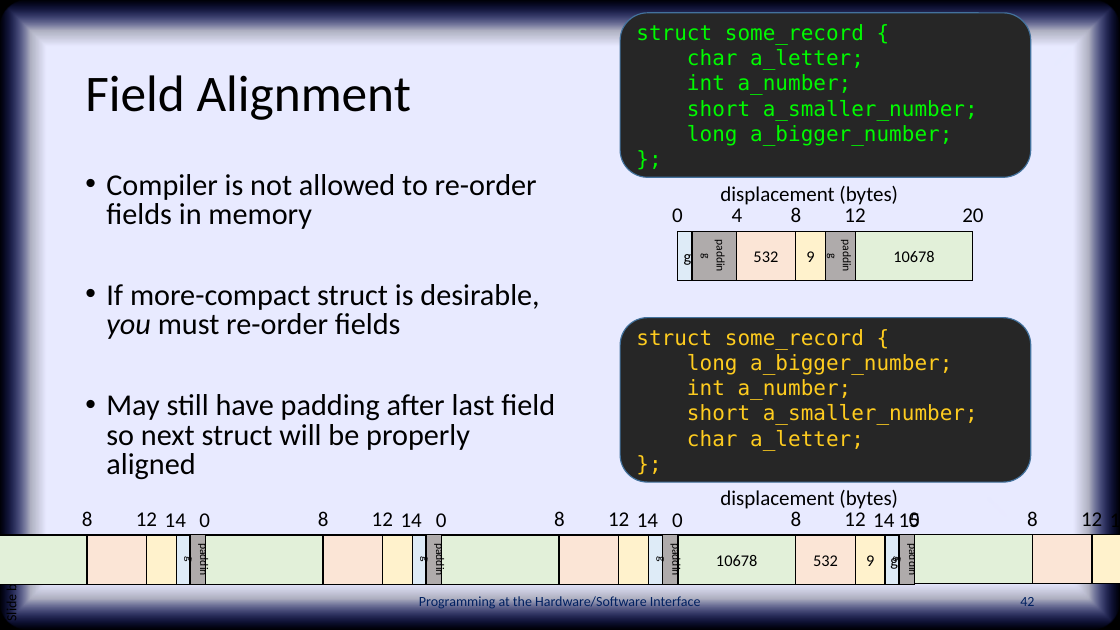
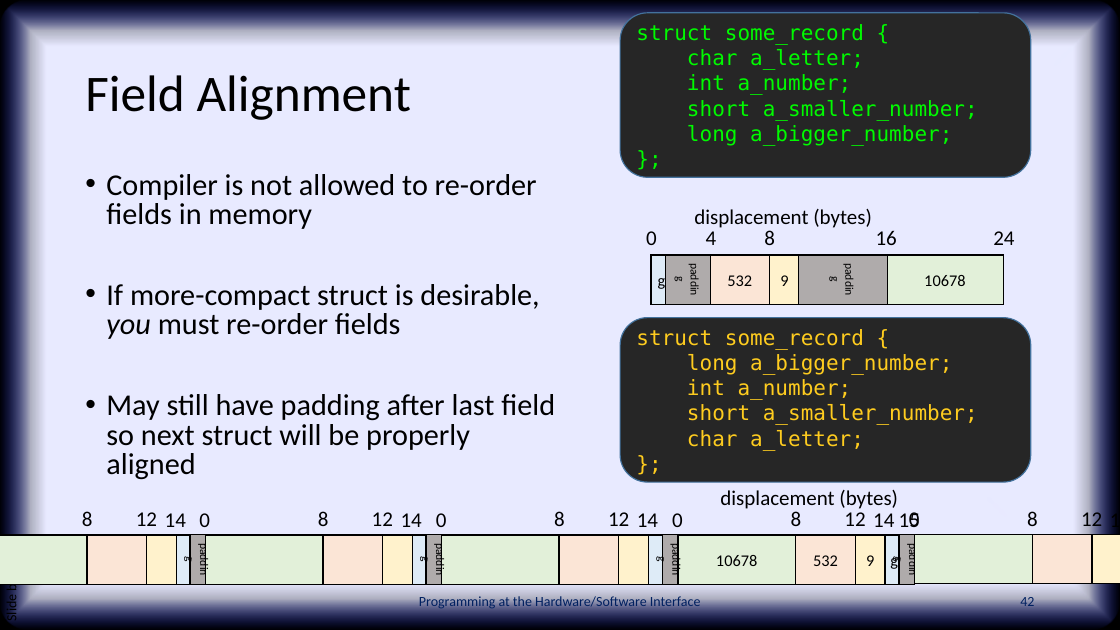
Before and after one commit to PHSI-supplements/slides, a slide deck: slide 42 of chap06.pptx. Drawn at 1120x630 pixels with LibreOffice and Linux fonts; fonts in the diff are those of the drawing; background and template pictures are left out. Boxes give left, top, right and bottom in pixels: in the first picture for what was removed or moved away, otherwise in the second. Text is boxed around its words. In the diff, an @@ line names an element or a change of style, - is before the commit and + after.

```diff
--- a/chap06.pptx
+++ b/chap06.pptx
@@ text removed at [844, 204, 865, 222] @@
-12
@@ text removed at [962, 208, 983, 222] @@
-20
@@ 4 texts, 4 rectangles: place and size @@
-4 texts, 4 rectangles at [672, 186, 898, 281]
+4 texts, 4 rectangles at [646, 209, 872, 305]
@@ text added at [876, 230, 897, 245], 18 pt, text #000000 @@
+16
@@ text added at [993, 231, 1014, 245], 18 pt, text #000000 @@
+24
@@ rectangle "padding": place and size @@
-rectangle "padding" at [826, 231, 855, 281]
+rectangle "padding" at [798, 255, 887, 305]
@@ rectangle "10678": place and size @@
-rectangle "10678" at [855, 231, 973, 281]
+rectangle "10678" at [886, 255, 1004, 305]
```
Also in this commit, not shown: 6 other slides changed.
